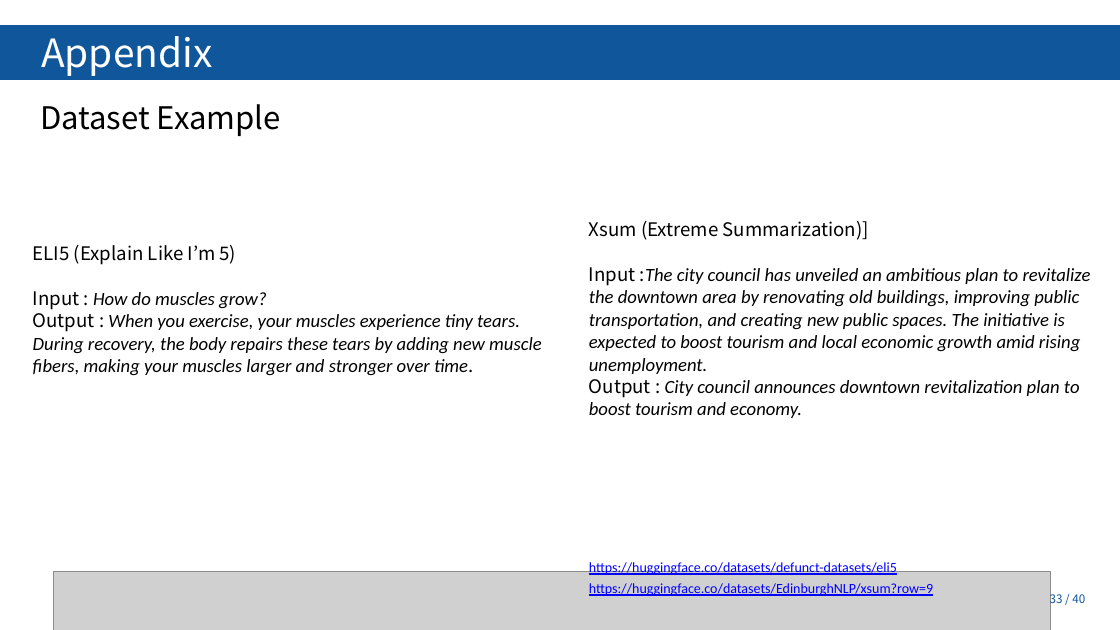
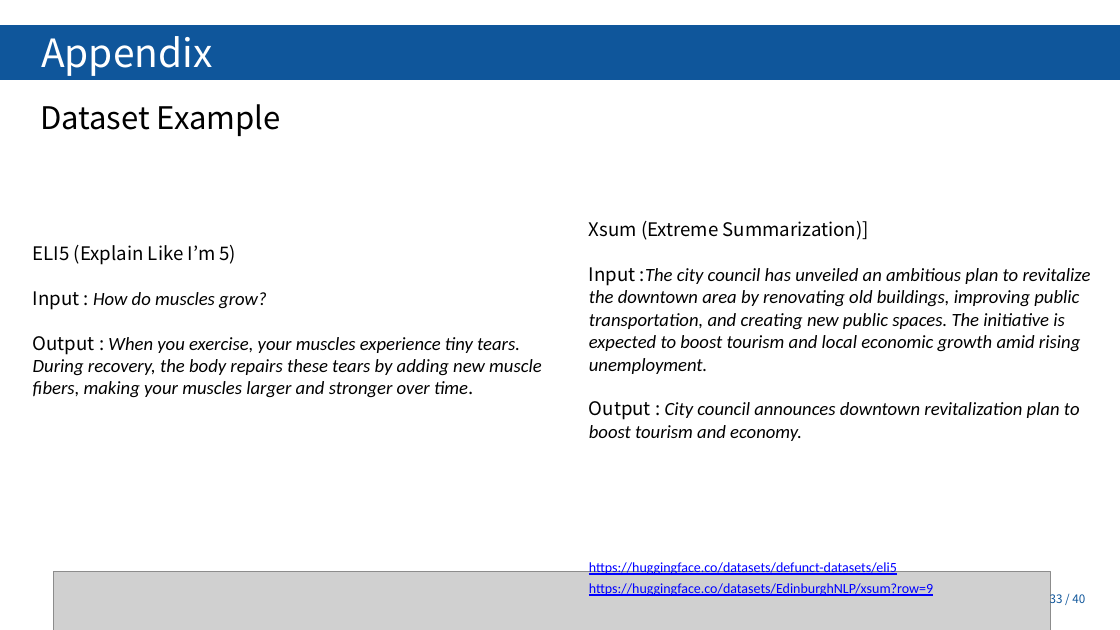
Before and after one commit to Tiabet/Paper-for-ML-DL, a slide deck: slide 33 of 세미나/BART_김정현.pptx. Drawn at 1120x630 pixels with LibreOffice and Linux fonts; fonts in the diff are those of the drawing; grey boxes stand for pictures; background and template pictures are left out. Boxes give left, top, right and bottom in pixels: in the first picture for what was removed or moved away, otherwise in the second. Text is boxed around its words. In the diff, an @@ line names an element or a change of style, - is before the commit and + after.

```diff
--- a/세미나/BART_김정현.pptx
+++ b/세미나/BART_김정현.pptx
@@ text "ELI5 (Explain Like I’m 5)" rewrapped from (33, 245, 542, 376) to (33, 245, 542, 398) @@
@@ text "Xsum (Extreme Summarization)]" rewrapped from (589, 221, 1091, 418) to (589, 221, 1091, 441) @@
```
Also in this commit, not shown: 4 other slides changed, 8 other files.
